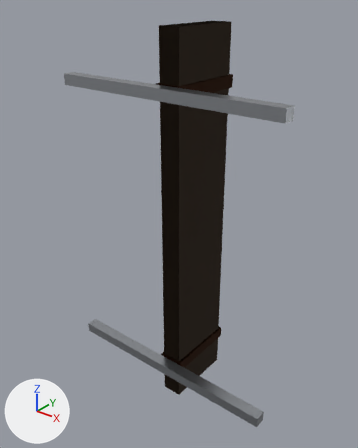
Before and after pictures for a commit that changed the glTF model assets/models/hud/rack_frame.glb.
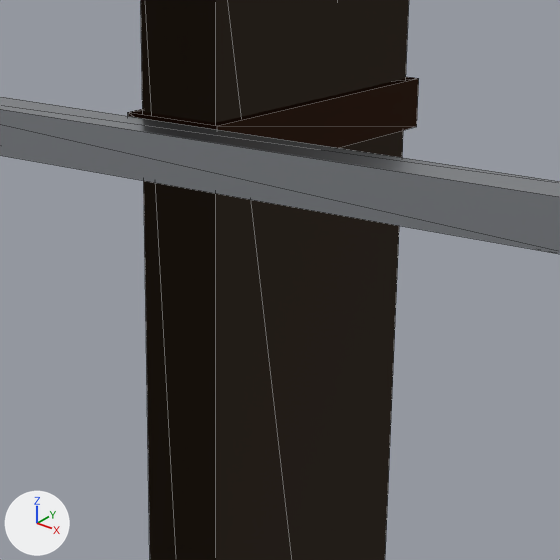
There are two pictures of each version: one whole from a 50 mm lens placed at (1.162, -1.557, 1.616), pointed at (-0.043, -0.05, 0.682), one close up on the part from 34% to 75% of the width and 12% to 45% of the height. Lighting does not change. The marker at lower left points along +X, +Y and +Z. The older version's two pictures come first. The close-ups show mesh edges as thin lines. Where no turn or scale is listed for an object, it has been applied to the vertices.

The first close-up shows 'HudRack_PostRStrap1', 'HudRack_PostRWood', 'HudRack_RailTopBar'.
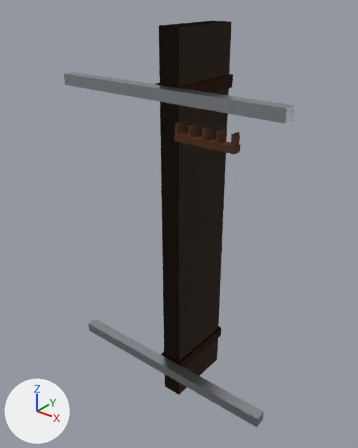
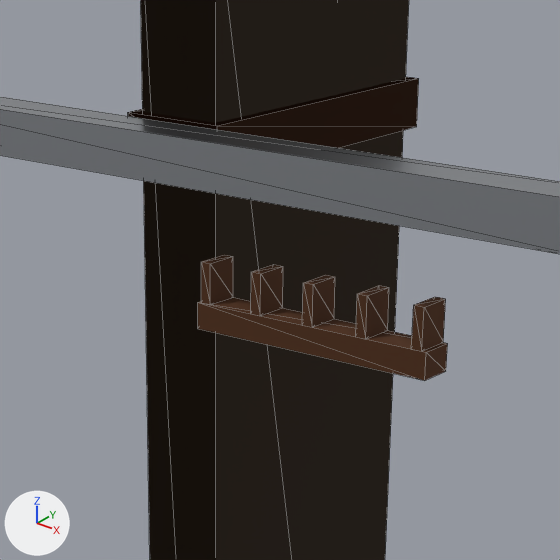
What differs and where, as boxes (x1, y1, x2, y2) in the close-ups (560 x 560 px):
'HudRack_CombBar', added (brown)
    after: (198, 297, 448, 381)
'HudRack_CombTooth4', added (brown)
    after: (411, 297, 446, 351)
'HudRack_CombTooth3', added (brown)
    after: (356, 285, 389, 339)
'HudRack_CombTooth2', added (brown)
    after: (302, 275, 335, 327)
'HudRack_CombTooth1', added (brown)
    after: (251, 265, 283, 316)
'HudRack_CombTooth0', added (brown)
    after: (201, 255, 233, 305)

The change in detail:
Mesh me_hudrack_combtooth4 is new.
It is a box spanning x -0.0055..0.0055, y -0.0175..0.0175, z -0.02..0.02.
It uses material mat_hudrack_iron (brown #5e3a22).
Mesh me_hudrack_combbar is new.
It is a box spanning x -0.13..0.13, y -0.018..0.018, z -0.013..0.013.
It uses material mat_hudrack_iron (brown #5e3a22).
Object 'HudRack_CombTooth4' (ob_hudrack_combtooth4) is new; it shows me_hudrack_combtooth4.
Its location is (0.295, -0.17, 1.145).
Object 'HudRack_CombTooth3' (ob_hudrack_combtooth3) is new; it shows a copy of me_hudrack_combtooth4.
Its location is (0.235, -0.17, 1.145).
Object 'HudRack_CombTooth2' (ob_hudrack_combtooth2) is new; it shows a copy of me_hudrack_combtooth4.
Its location is (0.175, -0.17, 1.145).
Object 'HudRack_CombTooth1' (ob_hudrack_combtooth1) is new; it shows a copy of me_hudrack_combtooth4.
Its location is (0.115, -0.17, 1.145).
Object 'HudRack_CombTooth0' (ob_hudrack_combtooth0) is new; it shows a copy of me_hudrack_combtooth4.
Its location is (0.055, -0.17, 1.145).
Object 'HudRack_CombBar' (ob_hudrack_combbar) is new; it shows me_hudrack_combbar.
Its location is (0.175, -0.17, 1.112).
